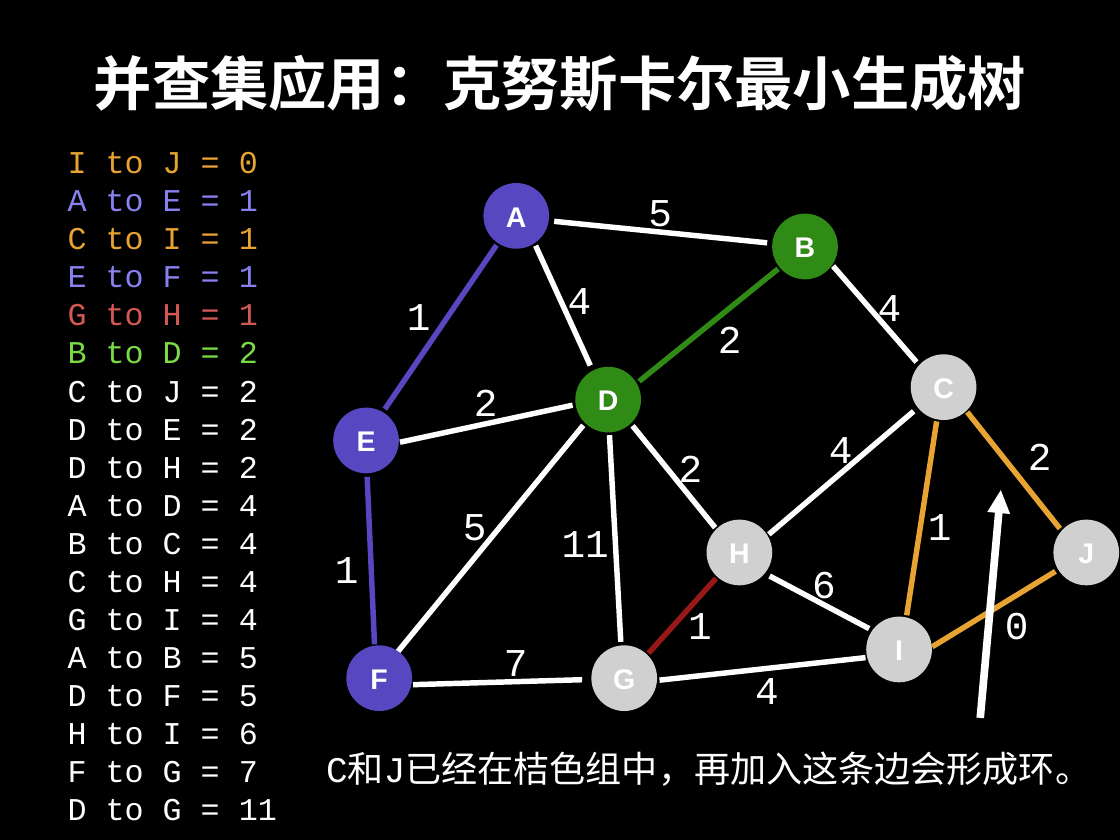
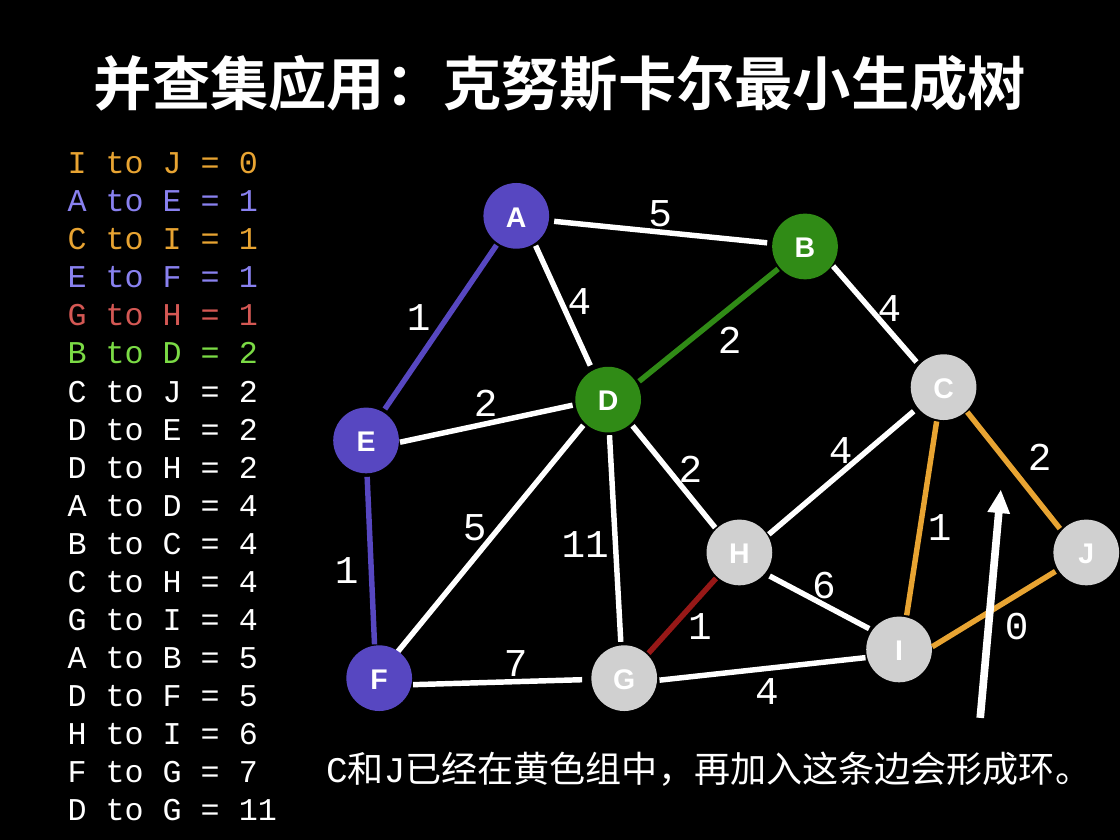
Before and after one commit to spring2go/Algorithms, a slide deck: slide 49 of slides/datastructures/unionfind/UnionFind.pptx. Drawn at 1120x840 pixels with LibreOffice and Linux fonts; fonts in the diff are those of the drawing; grey boxes stand for pictures. Boxes give left, top, right and bottom in pixels: in the first picture for what was removed or moved away, otherwise in the second. Text is boxed around its words. In the diff, an @@ line names an element or a change of style, - is before the commit and + after.

```diff
--- a/slides/datastructures/unionfind/UnionFind.pptx
+++ b/slides/datastructures/unionfind/UnionFind.pptx
@@ text at [326, 757, 1091, 786]: text changed @@
-C和J已经在桔色组中，再加入这条边会形成环。
+C和J已经在黄色组中，再加入这条边会形成环。
```
Also in this commit, not shown: 2 other slides changed, 4 other files.
